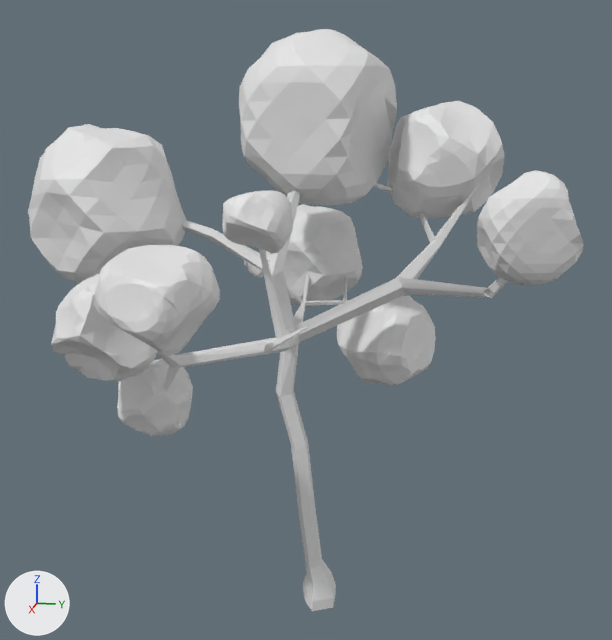
Renders of the Blender file Assets/Models/brzoza.blend from each side of a commit.
Camera for both pictures: a 50 mm camera at (9.32, 1.62, 5.68) aimed at (0.57, -0.14, 3.49). The lights are fixed; the arrows at lower left show +X, +Y and +Z.

In view in the first picture: 'lisc1.001', 'lisc1.002', 'lisc1.003', 'lisc1.004', 'lisc1.005', 'lisc2.001', 'lisc2.002', 'lisc3.001', 'lisc3.002', 'lisc3.003', 'trzon'.
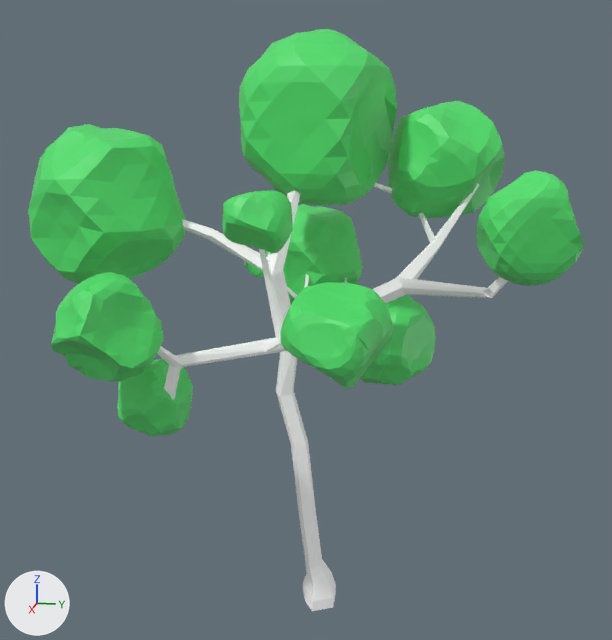
The change, as a list of edits to the scene's bpy script:
```text
Add mat_kora:
    mat_kora = principled_material('kora')
    mat_kora.base_color = (1.0, 1.0, 1.0)  # white #ffffff
    mat_kora.emission_color = (0.0732, 0.0732, 0.0732)  # dark grey #4c4c4c
    mat_kora.emission_strength = 1.0
Change me_sphere_005:
    where me_sphere_005.from_pydata(...)  # 242 vertices, 240 faces; spans x -0.96..0.95, y -0.91..0.94, z -0.91..0.93
    add me_sphere_005.materials.append(mat_material)  # green #45e066
Change me_sphere_006:
    where me_sphere_006.from_pydata(...)  # 242 vertices, 240 faces; spans x -0.96..0.95, y -0.91..0.94, z -0.91..0.93
    add me_sphere_006.materials.append(mat_material)  # green #45e066
Change me_sphere_009:
    where me_sphere_009.from_pydata(...)  # 242 vertices, 240 faces; spans x -0.96..0.95, y -0.91..0.94, z -0.91..0.93
    add me_sphere_009.materials.append(mat_material)  # green #45e066
Change me_sphere_011:
    where me_sphere_011.from_pydata(...)  # 242 vertices, 240 faces; spans x -0.96..0.95, y -0.91..0.94, z -0.91..0.93
    add me_sphere_011.materials.append(mat_material)  # green #45e066
Change me_sphere_014:
    where me_sphere_014.from_pydata(...)  # 242 vertices, 240 faces; spans x -0.96..0.95, y -0.91..0.94, z -0.91..0.93
    add me_sphere_014.materials.append(mat_material)  # green #45e066
Change me_sphere_004:
    where me_sphere_004.from_pydata(...)  # 242 vertices, 240 faces; spans x -0.95..0.85, y -0.89..0.83, z -0.91..0.96
    add me_sphere_004.materials.append(mat_material)  # green #45e066
Change me_sphere_008:
    where me_sphere_008.from_pydata(...)  # 242 vertices, 240 faces; spans x -0.95..0.85, y -0.89..0.83, z -0.91..0.96
    add me_sphere_008.materials.append(mat_material)  # green #45e066
Change me_sphere_003:
    where me_sphere_003.from_pydata(...)  # 242 vertices, 240 faces; spans x -0.94..0.83, y -0.91..0.84, z -0.97..0.95
    add me_sphere_003.materials.append(mat_material)  # green #45e066
Change me_sphere_007:
    where me_sphere_007.from_pydata(...)  # 242 vertices, 240 faces; spans x -0.94..0.83, y -0.91..0.84, z -0.97..0.95
    add me_sphere_007.materials.append(mat_material)  # green #45e066
Change me_sphere_010:
    where me_sphere_010.from_pydata(...)  # 242 vertices, 240 faces; spans x -0.94..0.83, y -0.91..0.84, z -0.97..0.95
    add me_sphere_010.materials.append(mat_material)  # green #45e066
Change me_cube_001:
    where me_cube_001.from_pydata(...)  # 216 vertices, 214 faces; spans x -10.0..11.3, y -14.3..14.8, z -1.0..35.0
    used by ob_trzon; location = (0.46, -0.01, 0.22); scale = (0.155, 0.155, 0.155)
    me_cube_001 part 1
    me_cube_001.vertices[191].co: (8.7, -7.7, 20.4) -> (8.8, -7.8, 20.4)
    me_cube_001.vertices[192].co: (8.2, -8.9, 17.3) -> (8.1, -8.5, 17.1)
    me_cube_001.vertices[193].co: (8.3, -8.7, 17.3) -> (8.3, -7.9, 17.4)  # not seen -> pixel (174, 398)
    me_cube_001.vertices[194].co: (8.3, -8.9, 17.3) -> (8.2, -8.6, 17.5)
    me_cube_001.vertices[195].co: (8.3, -8.8, 17.4) -> (8.4, -8.1, 17.9)  # not seen -> pixel (169, 392)
    me_cube_001.vertices[196].co: (8.2, -8.8, 17.3) -> (8.2, -8.1, 17.2)  # not seen -> pixel (172, 401)
    me_cube_001.vertices[197].co: (8.3, -8.9, 17.4) -> (8.3, -8.6, 17.8)
    me_cube_001 part 2: 214 faces spanning x -10.0..11.3, y -14.3..14.8, z -1.0..35.0 switch from no material to mat_kora (white #ffffff)
Change ob_lisc3_002:
    ob_lisc3_002.location: (2.78, -0.93, 4.18) -> (2.21, 0.5, 3.8)
```

Boxes (x1, y1, x2, y2) around the edits, measured in the pictures (612 x 640 px; the box of a moved part takes in the faces that stretch with it):
'lisc2.001', recoloured (grey to green): (239, 29, 397, 205) in both
'lisc1.001', recoloured (grey to green): (28, 124, 187, 284) in both
'lisc3.002', recoloured, moved: before (94, 245, 220, 356); after (280, 282, 393, 389)
'lisc1.002', recoloured (white to green): (387, 101, 505, 219) in both
'lisc3.001', recoloured (grey to green): (477, 170, 584, 286) in both
'lisc2.002', recoloured (grey to green): (51, 272, 164, 381) in both
'lisc1.005', recoloured (grey to green): (337, 295, 436, 385) in both
'lisc1.004', recoloured (grey to green): (266, 204, 363, 307) in both
'lisc1.003', recoloured (grey to green): (117, 359, 193, 436) in both
'lisc3.003', recoloured (white to green): (222, 190, 293, 254) in both
part 1 of me_cube_001, moved or reshaped: before (163, 337, 276, 392); after (164, 337, 276, 400)
part 2 of me_cube_001, recoloured (grey to white): (157, 183, 508, 611) in both
